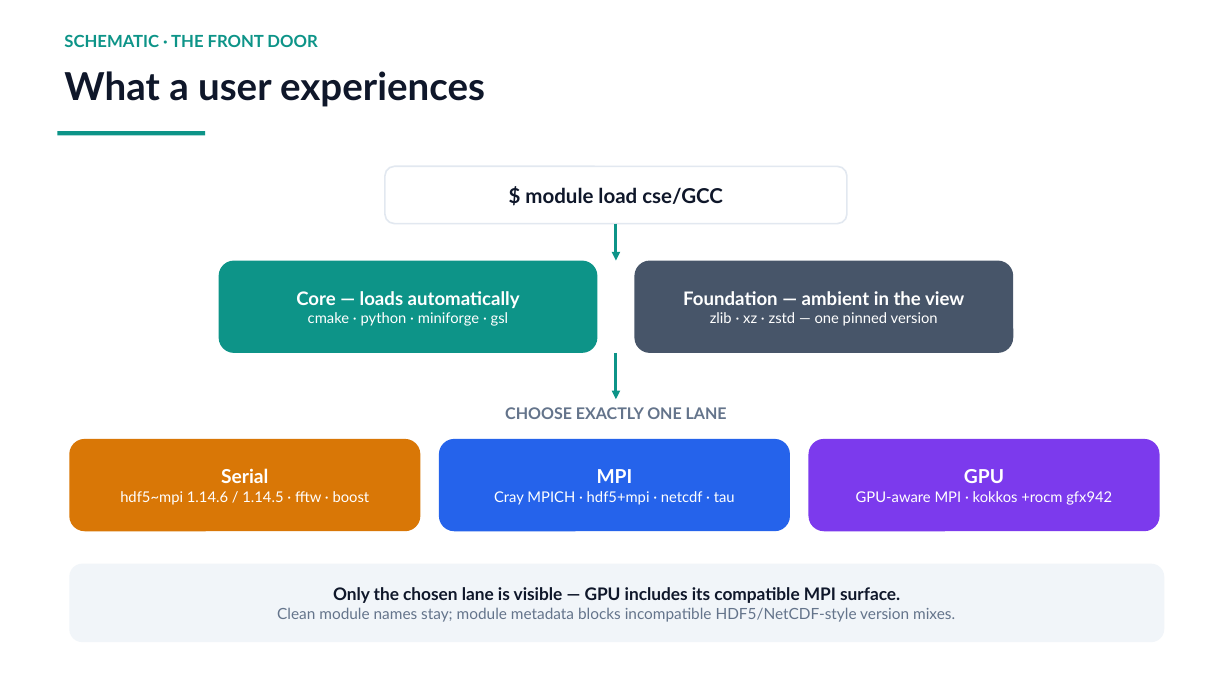
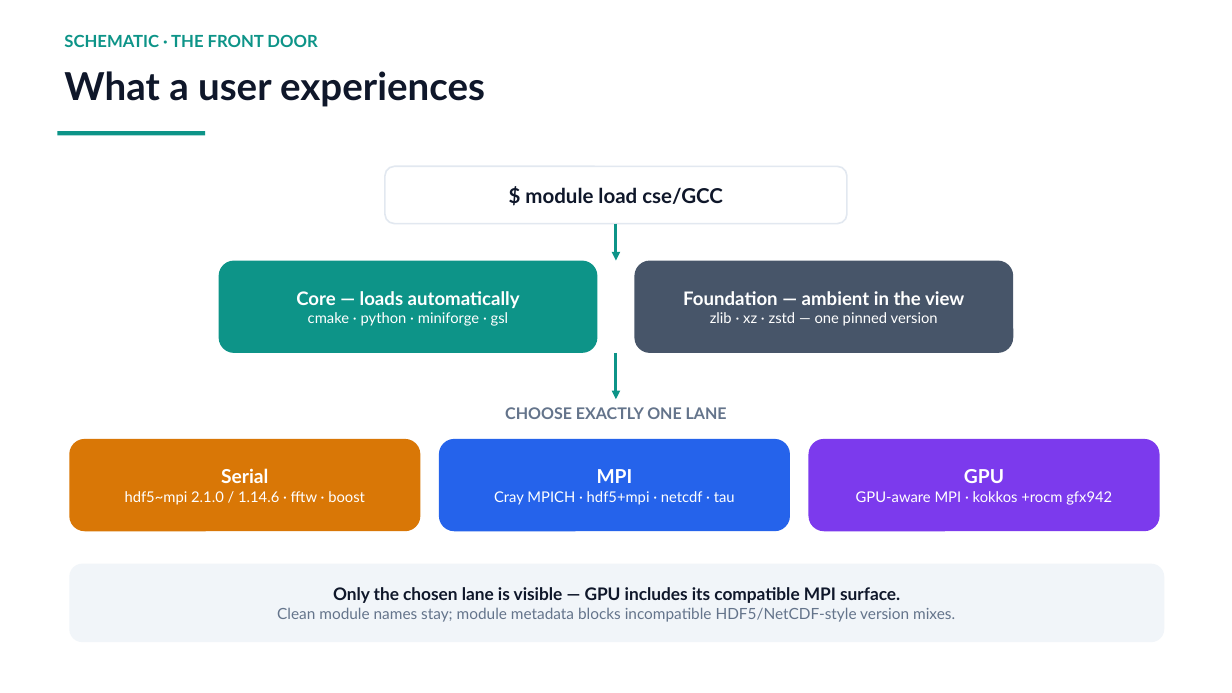
Before and after one commit to ray12514/stack-planning, a slide deck: slide 5 of presentations/cse_lanes_model.pptx. Drawn at 1232x693 pixels with LibreOffice and Linux fonts; fonts in the diff are those of the drawing. Boxes give left, top, right and bottom in pixels: in the first picture for what was removed or moved away, otherwise in the second. Text is boxed around its words. In the diff, an @@ line names an element or a change of style, - is before the commit and + after.

```diff
--- a/presentations/cse_lanes_model.pptx
+++ b/presentations/cse_lanes_model.pptx
@@ text in rounded rectangle at box(125, 491, 365, 505): text changed @@
-hdf5~mpi 1.14.6 / 1.14.5 · fftw · boost
+hdf5~mpi 2.1.0 / 1.14.6 · fftw · boost
```
Also in this commit, not shown: 4 other slides changed, 3 slides added, 9 other files.
